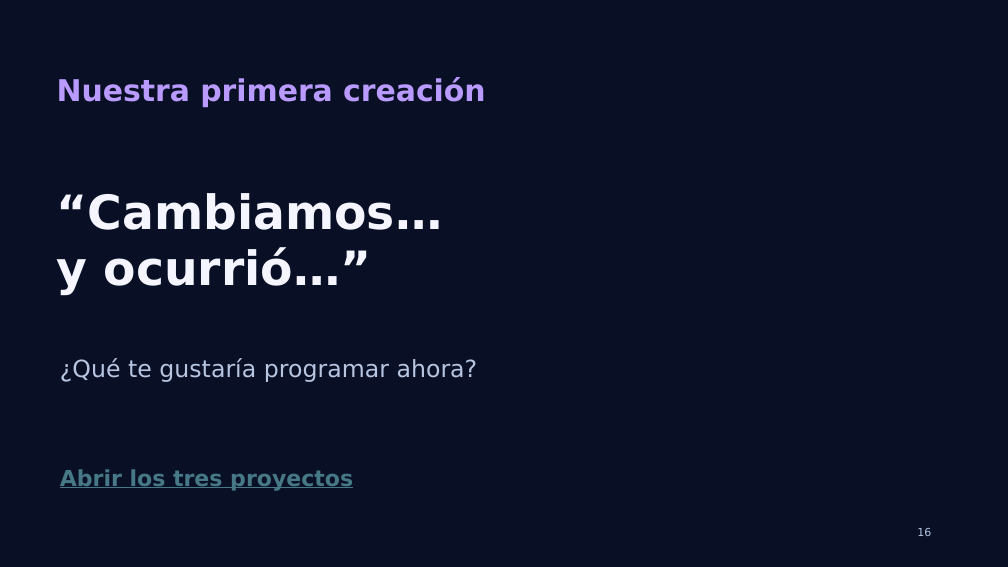
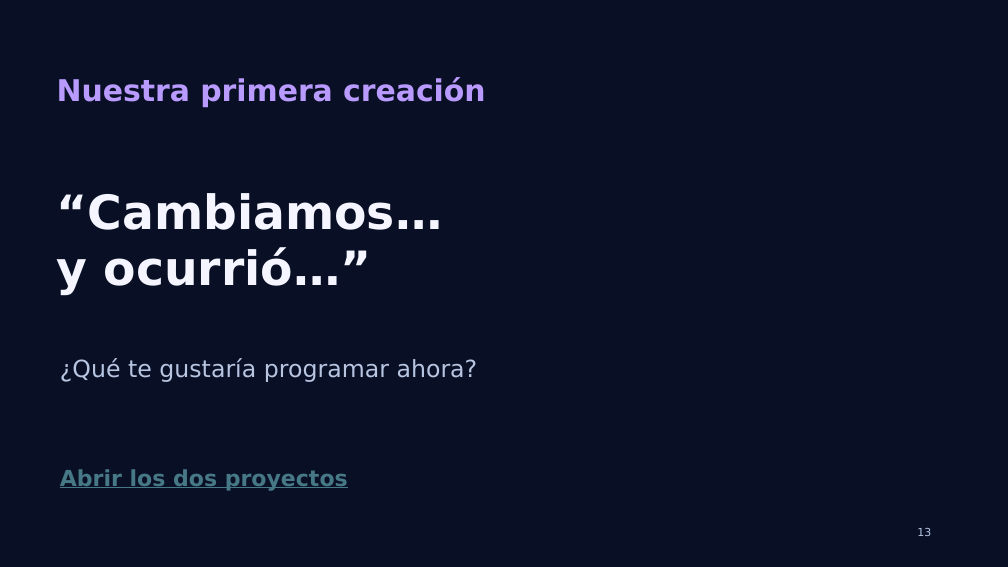
Before and after one commit to PaoloPelaezVillanueva/wie-chincha, a slide deck: slide 13 of Mision_WIE_Chincha_Taller.pptx (slide 16 before the commit). Drawn at 1008x567 pixels with LibreOffice and Linux fonts; fonts in the diff are those of the drawing; background and template pictures are left out. Boxes give left, top, right and bottom in pixels: in the first picture for what was removed or moved away, otherwise in the second. Text is boxed around its words. In the diff, an @@ line names an element or a change of style, - is before the commit and + after.

```diff
--- a/Mision_WIE_Chincha_Taller.pptx
+++ b/Mision_WIE_Chincha_Taller.pptx
@@ text at (60, 469, 348, 491): text changed @@
-Abrir los tres proyectos
+Abrir los dos proyectos
@@ text at (917, 528, 931, 536): text changed @@
-16
+13
```
Also in this commit, not shown: 4 other slides changed, 3 slides removed, 4 other files.
